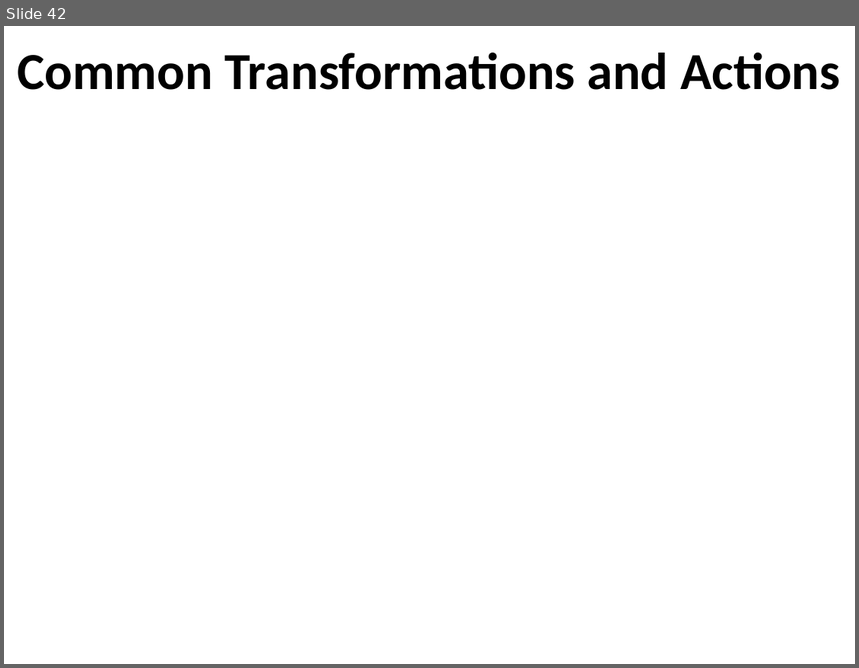
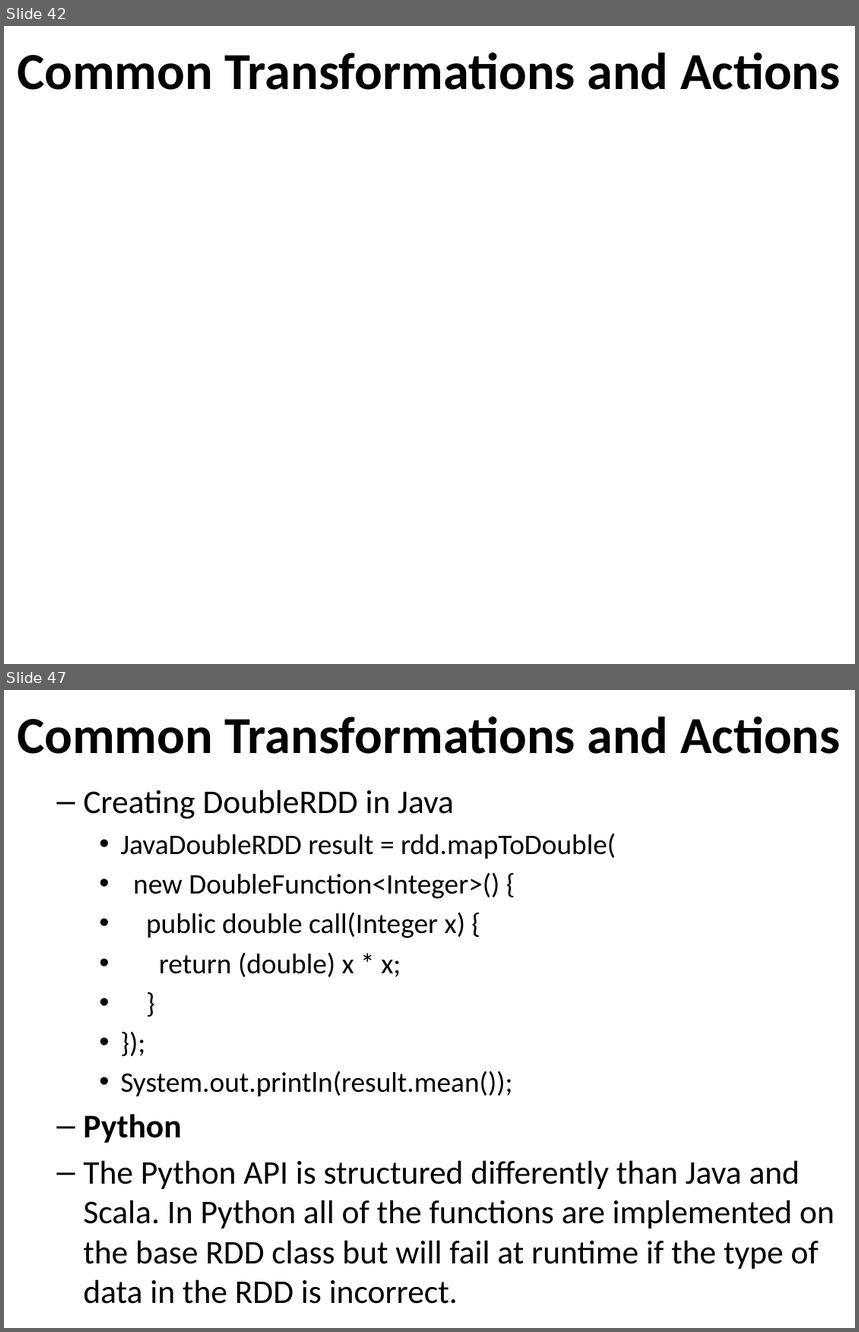
Before and after one commit to email2dorababu/SCALA_Reading, a slide deck: Spark_PPT/Spark_Learning_Spark_part2.pptx. Shown one above the other, each under a label of ours: slide 42 before the commit, slides 42 and 47 after it; the slides between them are not shown. The pictures are 859x668 and 859x1332 pixels, drawn with LibreOffice and Linux fonts; fonts in the diff are those of the drawing; background and template pictures are left out. Boxes give left, top, right and bottom in pixels: in the first picture for what was removed or moved away, otherwise in the second. Text is boxed around its words. In the diff, an @@ line names an element or a change of style, - is before the commit and + after.

```diff
--- a/Spark_PPT/Spark_Learning_Spark_part2.pptx
+++ b/Spark_PPT/Spark_Learning_Spark_part2.pptx
@@ slide 47 added at (x1=4, y1=690, x2=855, y2=1328), background #FFFFFF @@
@@ title added at (x1=17, y1=717, x2=841, y2=754), 44 pt, text #000000, bold @@
+Common Transformations and Actions
@@ text added at (x1=83, y1=790, x2=835, y2=1304), 28 pt, text #000000 @@
+  – Creating DoubleRDD in Java
+    • JavaDoubleRDD result = rdd.mapToDouble(
+    • new DoubleFunction<Integer>() {
+    • public double call(Integer x) {
+    • return (double) x * x;
+    • }
+    • });
+    • System.out.println(result.mean());
+  – Python
+  – The Python API is structured differently than Java and Scala. In Python all of the functions are implemented on the base RDD class but will fail at runtime if the type of data in the RDD is incorrect.
```
Also in this commit, not shown: 1 slide changed, 7 other slides added, 1 other file.
